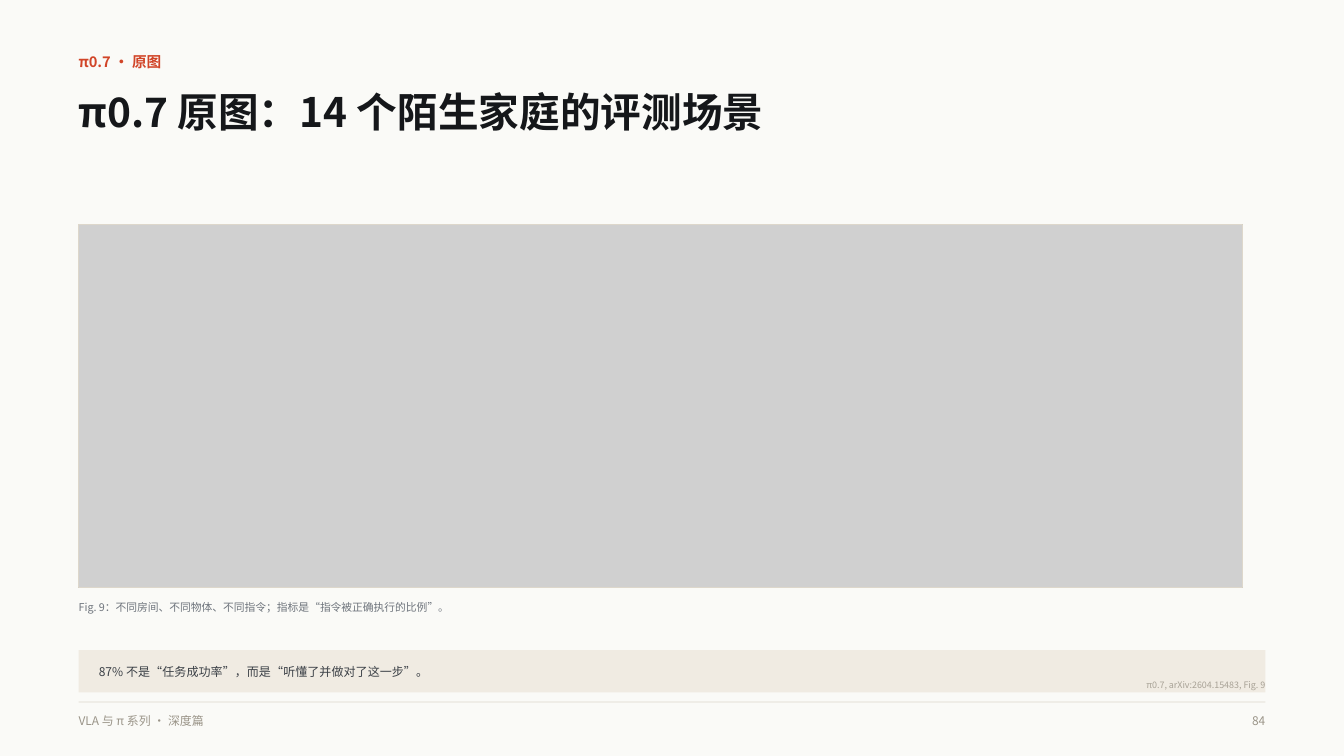
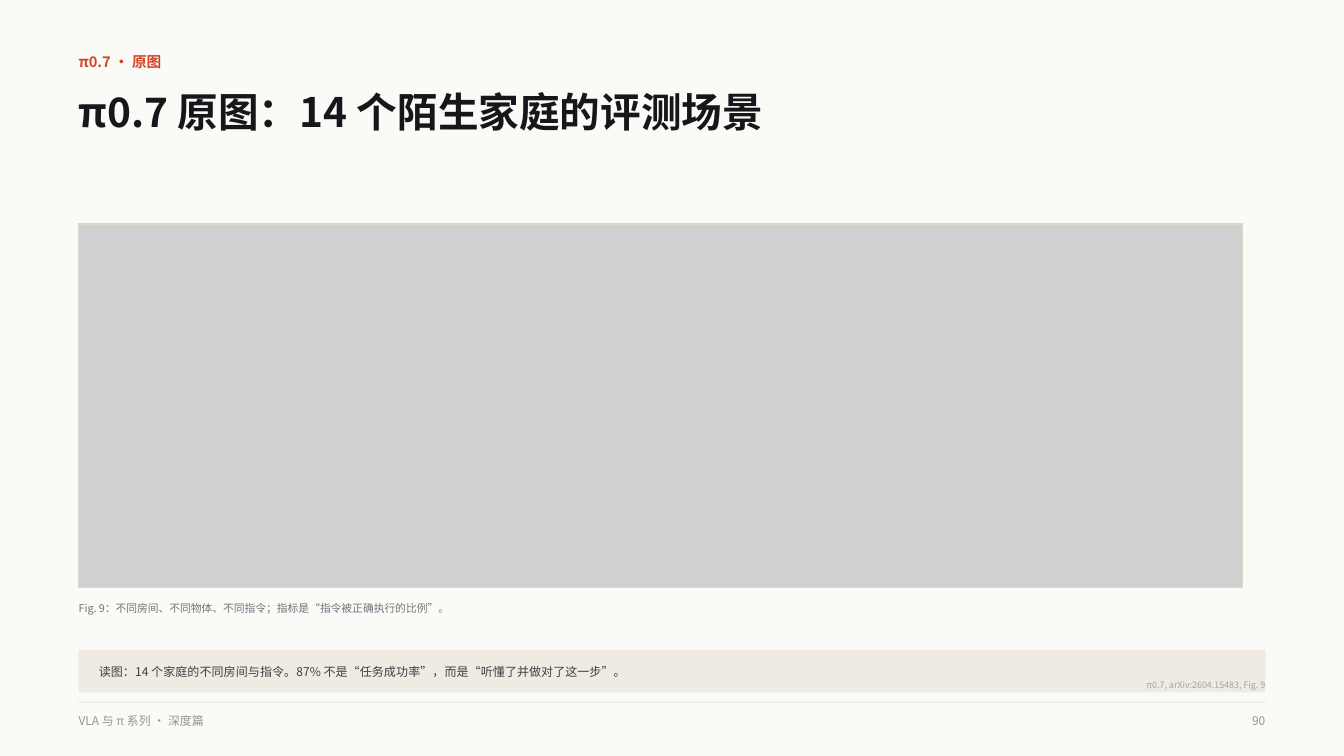
Before and after one commit to binbinao/ai-ppt-hub, a slide deck: slide 90 of decks/vla-pi-deep-dive/VLA与pi系列模型深度解析.pptx (slide 84 before the commit). Drawn at 1344x756 pixels with LibreOffice and Linux fonts; fonts in the diff are those of the drawing; grey boxes stand for pictures. Boxes give left, top, right and bottom in pixels: in the first picture for what was removed or moved away, otherwise in the second. Text is boxed around its words. In the diff, an @@ line names an element or a change of style, - is before the commit and + after.

```diff
--- a/decks/vla-pi-deep-dive/VLA与pi系列模型深度解析.pptx
+++ b/decks/vla-pi-deep-dive/VLA与pi系列模型深度解析.pptx
@@ text at box(99, 666, 626, 677): text changed @@
-87% 不是“任务成功率”，而是“听懂了并做对了这一步”。
+读图：14 个家庭的不同房间与指令。87% 不是“任务成功率”，而是“听懂了并做对了这一步”。
@@ text at box(1252, 716, 1265, 725): text changed @@
-84
+90
```
Also in this commit, not shown: 93 other slides changed, 11 slides added, 5 other files.
